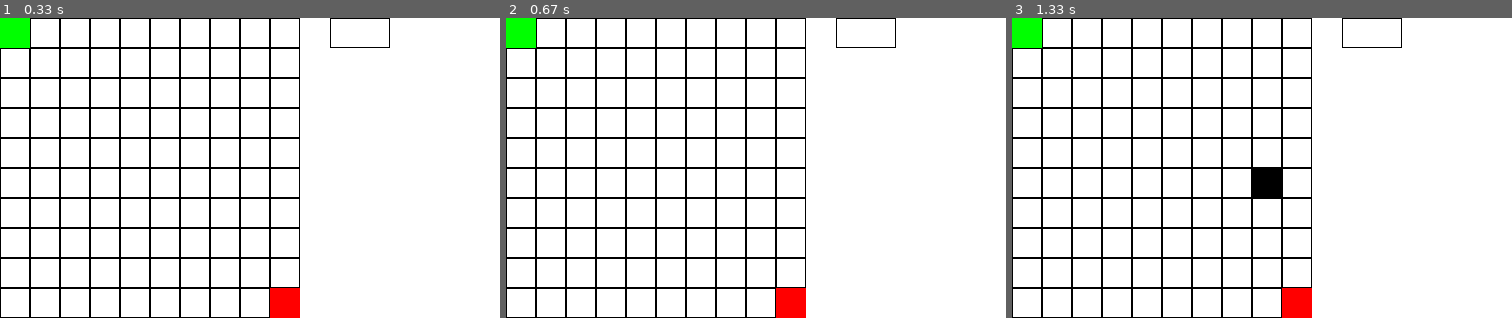
Above: before the commit, frames 1-3 (left to right).
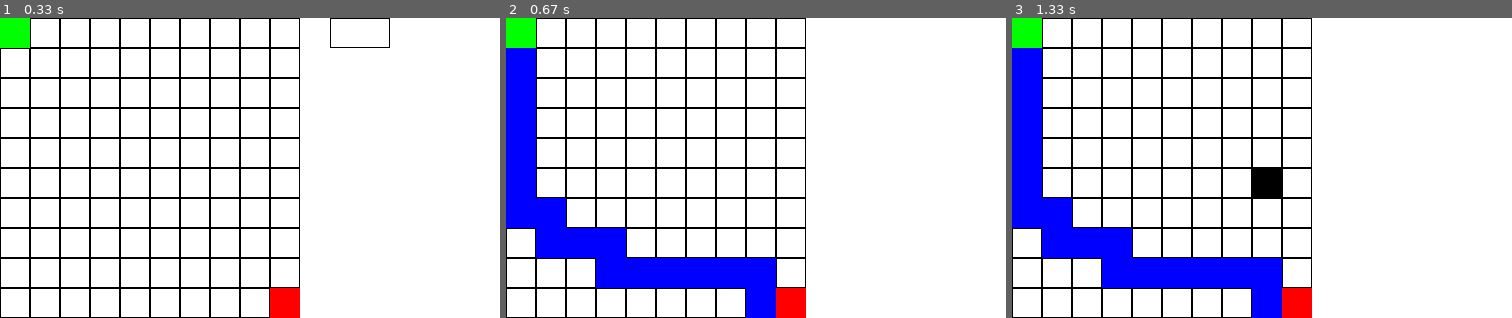
Above: after the commit, the same moments.

Repository: satisf/td_pygame
Game: pygame game, started from game/game.py
Same seed, same stepped clock (60 frames per second), same inputs: the game is played once before the commit and once after it.
Inputs (mouse positions are in pixels of both pictures, inside the frame that each line leads up to):
- Up to frame 1 (0.33 s): no input
- Up to frame 2 (0.67 s): click (866, 33) at 0.38 s
- Up to frame 3 (1.33 s): click (1262, 186) at 0.72 s

Frame 1 is identical in both runs. In frame 2, 10% of the frame differs, in the area x 0-78%, y 0-100%; in frame 3, 10%.

Commit message:
adds pathfinding

Diff:
--- a/game/button.py
+++ b/game/button.py
@@ -5,11 +5,11 @@
 
 class Button:
     def __init__(self, x, y, width, height, text):
-        self.position = Square(x, y, width, height)
+        self.square = Square(x, y, width, height)
         self.text = text
 
     def draw(self, surface):
         pygame.draw.rect(surface,
                          BLACK,
-                         (self.position.x, self.position.y, self.position.width, self.position.height),
+                         (self.square.x, self.square.y, self.square.width, self.square.height),
                          BORDER_SIZE)
--- a/game/config.py
+++ b/game/config.py
@@ -18,3 +18,4 @@
 WALL = 'wall'
 START = 'start'
 END = 'end'
+PATH = 'path'
--- a/game/game.py
+++ b/game/game.py
@@ -5,24 +5,10 @@
 from tile import Tile
 from button import Button
 from position import Position
+from pathfinding import find_path
 
 
 pygame.init()
-
-
-def calculate_neighbours(map):
-    end = Position(FIELD_SIZE - 1, FIELD_SIZE - 1)
-    for x in range(FIELD_SIZE):
-        for y in range(FIELD_SIZE):
-            map[x][y].estimated_distance_to_end = (end.x - x) + (end.y - y)
-            if 0 <= x-1:
-                map[x][y].neighbours.append(map[x-1][y])
-            if x + 1 < FIELD_SIZE:
-                map[x][y].neighbours.append(map[x + 1][y])
-            if 0 <= y-1:
-                map[x][y].neighbours.append(map[x][y-1])
-            if y + 1 < FIELD_SIZE:
-                map[x][y].neighbours.append(map[x][y+1])
 
 
 def generate_map_tiles():
@@ -30,10 +16,9 @@
     for x in range(FIELD_SIZE):
         tiles.append([])
         for y in range(FIELD_SIZE):
-            tiles[x].append(Tile(x * TILE_LENGTH, y * TILE_LENGTH, FLOOR))
+            tiles[x].append(Tile(Position(x, y), x * TILE_LENGTH, y * TILE_LENGTH, FLOOR))
     tiles[0][0].change_type(START)
     tiles[FIELD_SIZE - 1][FIELD_SIZE - 1].change_type(END)
-    calculate_neighbours(tiles)
     return tiles
 
 
@@ -77,14 +62,16 @@
             if event.button == 1:
                 mouse_x, mouse_y = event.pos
                 for button in buttons:
-                    if (button.position.x <= mouse_x <= button.position.x2) and (
-                            button.position.y <= mouse_y <= button.position.y2):
+                    if (button.square.x <= mouse_x <= button.square.x2) and (
+                            button.square.y <= mouse_y <= button.square.y2):
                         print('start pathfinding')
+                        find_path(map_tiles, map_tiles[0][0])
+                        draw_map(DISPLAY_SURFACE, map_tiles)
 
                 for row in map_tiles:
                     for tile in row:
-                        if (tile.position.x <= mouse_x <= tile.position.x2) and (
-                                tile.position.y <= mouse_y <= tile.position.y2):
+                        if (tile.square.x <= mouse_x <= tile.square.x2) and (
+                                tile.square.y <= mouse_y <= tile.square.y2):
                             if tile.typeTyle == FLOOR:
                                 tile.change_type(WALL)
                                 tile.draw(DISPLAY_SURFACE)
--- /dev/null
+++ b/game/pathfinding.py
@@ -0,0 +1,60 @@
+from position import Position
+from tile import Tile
+from config import *
+
+
+def calculate_neighbours(tile, map):
+    neighbours = []
+    if 0 <= tile.position.x - 1:
+        if map[tile.position.x - 1][tile.position.y].typeTyle != WALL:
+            neighbours.append(map[tile.position.x - 1][tile.position.y])
+    if tile.position.x + 1 < FIELD_SIZE:
+        if map[tile.position.x + 1][tile.position.y].typeTyle != WALL:
+            neighbours.append(map[tile.position.x + 1][tile.position.y])
+    if 0 <= tile.position.y - 1:
+        if map[tile.position.x][tile.position.y - 1].typeTyle != WALL:
+            neighbours.append(map[tile.position.x][tile.position.y - 1])
+    if tile.position.y + 1 < FIELD_SIZE:
+        if map[tile.position.x][tile.position.y + 1].typeTyle != WALL:
+            neighbours.append(map[tile.position.x][tile.position.y + 1])
+    return neighbours
+
+
+def calculate_estimated_distance_to_end(map):
+    end = Position(FIELD_SIZE - 1, FIELD_SIZE - 1)
+    for x in range(FIELD_SIZE):
+        for y in range(FIELD_SIZE):
+            map[x][y].estimated_distance_to_end = (end.x - x) + (end.y - y)
+
+
+def show_path(start, end):
+    current = end
+    while current != start:
+        current.change_type(PATH)
+        current = current.parent
+
+def sort_by_estimate(tile):
+    return tile.estimated_distance_to_end
+
+def find_path(map, start):
+    calculate_estimated_distance_to_end(map)
+    end = map[FIELD_SIZE - 1][FIELD_SIZE - 1]
+
+    open = {start}
+    closed = set()
+
+    while len(open) > 0:
+        current = min(open, key=sort_by_estimate)
+        if current == end:
+            print('path found')
+            show_path(start, end)
+            return
+        open.remove(current)
+        closed.add(current)
+        neighbours = calculate_neighbours(current, map)
+        for neighbour in neighbours:
+            if neighbour in closed or neighbour in open:
+                continue
+            neighbour.estimated_distance_to_end += current.estimated_distance_to_end
+            neighbour.parent = current
+            open.add(neighbour)
--- a/game/tile.py
+++ b/game/tile.py
@@ -3,8 +3,9 @@
 from config import *
 
 class Tile:
-    def __init__(self, x, y, tiletype):
-        self.position = Square(x, y, TILE_LENGTH, TILE_LENGTH)
+    def __init__(self, position, x, y, tiletype):
+        self.position = position
+        self.square = Square(x, y, TILE_LENGTH, TILE_LENGTH)
         self.typeTyle = FLOOR
         self.colour = WHITE
         self.border = BORDER_SIZE
@@ -32,15 +33,19 @@
             self.typeTyle = END
             self.colour = RED
             self.border = 0
+        elif type == PATH:
+            self.typeTyle = PATH
+            self.colour = BLUE
+            self.border = 0
 
 
 
     def draw(self, surface):
         pygame.draw.rect(surface,
                          WHITE,
-                         (self.position.x, self.position.y, self.position.width, self.position.height),
+                         (self.square.x, self.square.y, self.square.width, self.square.height),
                          0)
         pygame.draw.rect(surface,
                          self.colour,
-                         (self.position.x, self.position.y, self.position.width, self.position.height),
+                         (self.square.x, self.square.y, self.square.width, self.square.height),
                          self.border)
